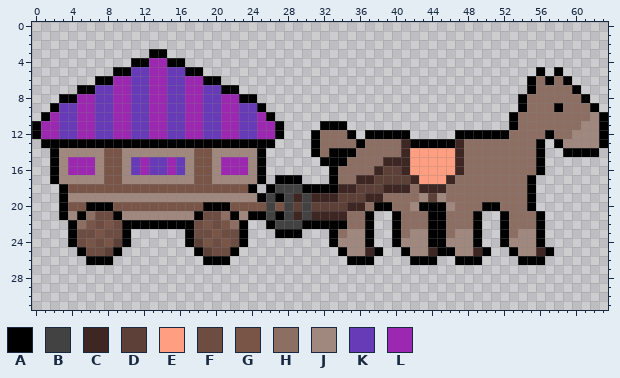
Two versions of one pixel-art sprite, assets/trailer_walk_right_1.png. Above: the version before the commit.
The file is 192x96 pixels, drawn in blocks of 3x3; one block is one cell here.
Palette (. is transparent): A #000000  B #424242  C #3e2723  D #5d4037  E #ff9e80  F #6d4c41  G #795548  H #8d6e63  J #a1887f  K #673ab7  L #9c27b0
Pixels before, first column x 0:
 3 .............AA.................................................
 4 ...........AALLAA...............................................
 5 .........AAKKLLKKAA.....................................A.A.....
 6 .......AALLKKLLKKLLAA..................................AHAHA....
 7 .....AAKKLLKKLLKKLLKKAA................................AHHHHA...
 8 ...AALLKKLLKKLLKKLLKKLLAA.............................AHHHHHHA..
 9 ..AKKLLKKLLKKLLKKLLKKLLKKA............................AHHHAHHHA.
10 .ALKKLLKKLLKKLLKKLLKKLLKKLA..........................AHHHHHHHHJA
11 ALLKKLLKKLLKKLLKKLLKKLLKKLLA....AAA..................AHHHHHHHJJA
12 ALLKKLLKKLLKKLLKKLLKKLLKKLLA...AHHHA.AAAAA.....AAAAAAHHHHAHHJJJA
13 .AAAAAAAAAAAAAAAAAAAAAAAAAA....AHHHHAHHHHCAAAAACHHHHHHHHA.AJJJJA
14 ..AJJJJJGGJJJJJJJJGGJJJJJA.....AHAAAHHHHHCEEEEECHHHHHHHHA..AAAA.
15 ..AJLLLJGGJKLKKLKJGGJLLLJA......AAAHHHHCCCEEEEECHHHHHHHHA.......
16 ..AJLLLJGGJKLKKLKJGGJLLLJA.......AHHHHCDDCEEEEECHHHHHHHHA.......
17 ..AJJJJJGGJJJJJJJJGGJJJJJA.AAA...AHHCCDDDDCEEECHHHHHHHHA........
18 ...AGGGGGGGGGGGGGGGGGGGGA.ABBBAAAACCDDDCCCHCCCHHHHHHHHHA........
19 ...AJJJJJJJJJJJJJJJJJJJJJABABCBCCCDDDCCHHHHJDJHHHHHHHHHA........
20 ...AGGAAAGGGGGGGGGGAAAGGGGBGBDBDDDDCCHAAHHJAAAJHHHAAHHHA........
21 ...AJAHFFAJJJJJJJJAFFHAJAABABCBCCCCHHA..AHHHAAHHHA..AHHHA.......
22 ....AHGFGFAAAAAAAAFGFGHA..ABBBAAAAAHHA..AHHHAAHHHA..AHHHA.......
23 ....AFFGFFA......AFFGFFA...AAA...AHJJA..AHJJAAHJJA..AHJJA.......
24 ....AFGFGDA......ADGFGFA.........AJJJA..AJJJAAJJJA..AJJJA.......
25 .....AFFDA........ADFFA...........AJJCA..AJJCAAJJCA..AJJCA......
26 ......AAA..........AAA.............AAA....AAA..AAA....AAA.......
The same view after the edit:
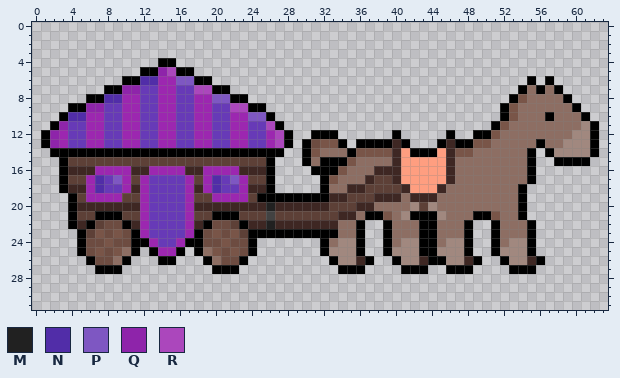
Colours new in this view: M #212121  N #512da8  P #7e57c2  Q #8e24aa  R #ab47bc
Change:
Changed rows in their new state; - is an unchanged pixel.
first column x 0:
 3 -------------..-------------------------------------------------
 4 -----------...A-.-----------------------------------------------
 5 ---------...AAQRA-.-------------------------------------.-.-----
 6 -------...AANN-LPPA-.-----------------------------------.-..----
 7 -----...AAQQ-K-L-KRRA-.-------------------------------AHA-A..---
 8 ---...AANN-L-K-L-K-LPPA-.----------------------------AG----A..--
 9 --..AAQQ-K-L-K-L-K-L-KRRA---------------------------AGH---H-A..-
10 -..ANN-L-K-L-K-L-K-L-K-LPP--------------------------AG---A---A..
11 ..AQ-K-L-K-L-K-L-K-L-K-L-KR-----...----------------AGH--------A.
12 .AQL-K-L-K-L-K-L-K-L-K-L-K-RA---AA..-...-.----A..--GH----H----A.
13 --QLKKLLKKLLKKLLKKLLKKLLKKLRA-AFGGA.-AAACA...-CAAGG------HH---A.
14 ---AAAAAAAAAAAAAAAAAAAAAA-AA--AG-HH-GGGGCEAAA-CGG------A.AJJJJ--
15 --.ADDDDDDDDDDDDDDDDDDDDDDA---AH---G---H-E----CH-------A.-AAAA--
16 --.ACCCLLLLCCLL-LCCLL--CCCA----AA-G----CCE----CH-------A.-------
17 --.ADDLNKPLDLKKKKLDLNKPLDDA...--AG--H---CEE---------------------
18 ----CCLNKKLCLKKKKLCLNKKLCC-.....-HH-C--DD-EEE---------A.--------
19 ---.ADLLLLDDLKKKKLDDLLLLD-A-AAAAA-C--D-CC-CCCH--------A.--------
20 ---.ACCCCCCCLKKKKLCCCCCCCCMCCCCCC--D-CHH---DJHH---HH--A.--------
21 ---.ADDAA-DDLKKKKLDDAA-DDD-DDDDDDD-C--AGHJAA-J----AGH-A..-------
22 -----CADF--CLKKKKLCA-FD-CCMCCCCCCCH-A.-AH--A-H--A.-AH--A.-------
23 ----.AD--GFALKKKKLA---GDAAA---AAA--HA.-AH-HA-H-HA.-AH-HA.-------
24 ----.AF--FFAALKKL-AF---FA-------AH--A.-AH--A-H--A.-AH--A.-------
25 -------GFGHA-ALLA--HG-GFA-------AJJ-A..AJJ-AAJJ-A..AJJ-A..------
26 -------FFHA---AA----HFFA---------AJJC---AJJC-AJJC---AJJC--------
27 -------AAA----------AAA-----------AAA----AAA--AAA----AAA--------
